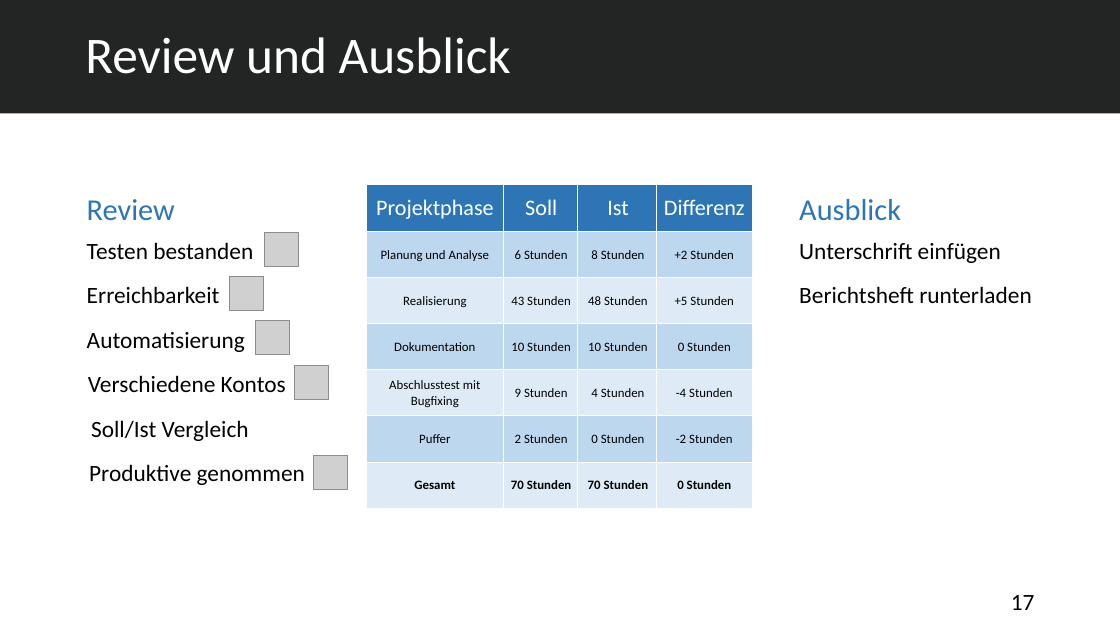
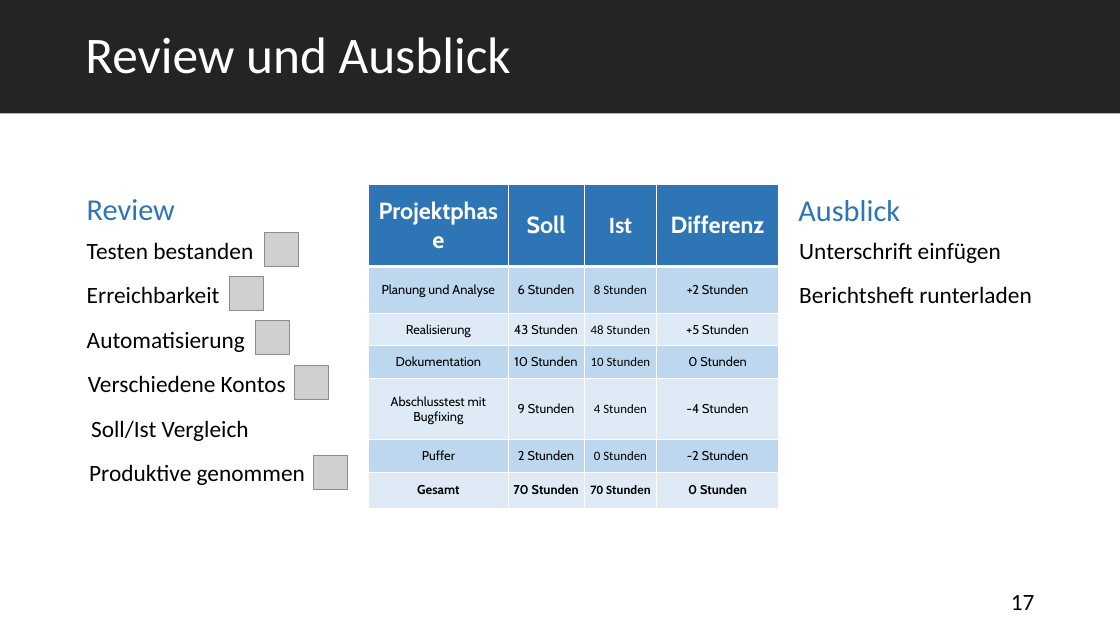
Before and after one commit to abdulsalam-emesh/Projektspresentation, a slide deck: slide 17 of Auszubildenden Verwaltungssystem.pptx. Drawn at 1120x630 pixels with LibreOffice and Linux fonts; fonts in the diff are those of the drawing; grey boxes stand for pictures. Boxes give left, top, right and bottom in pixels: in the first picture for what was removed or moved away, otherwise in the second. Text is boxed around its words. In the diff, an @@ line names an element or a change of style, - is before the commit and + after.

```diff
--- a/Auszubildenden Verwaltungssystem.pptx
+++ b/Auszubildenden Verwaltungssystem.pptx
@@ table at (369, 185, 779, 508) @@
+column 3: Ist | 8 Stunden | 48 Stunden | 10 Stunden | 4 Stunden | 0 Stunden | 70 Stunden
+column 4: Differenz | +2 Stunden | +5 Stunden | 0 Stunden | -4 Stunden | -2 Stunden | 0 Stunden
@@ table: place and size @@
-table at (366, 185, 579, 508)
+table at (369, 185, 779, 508)
@@ table removed at (577, 185, 659, 508), 7 rows, 1 columns @@
-Ist
-8 Stunden
-48 Stunden
-10 Stunden
-4 Stunden
-0 Stunden
-70 Stunden
@@ table removed at (656, 185, 753, 508), 7 rows, 1 columns @@
-Differenz
-+2 Stunden
-+5 Stunden
-0 Stunden
--4 Stunden
--2 Stunden
-0 Stunden
```
Also in this commit, not shown: 6 other slides changed, 1 slide added, 1 slide removed, 2 other files.
